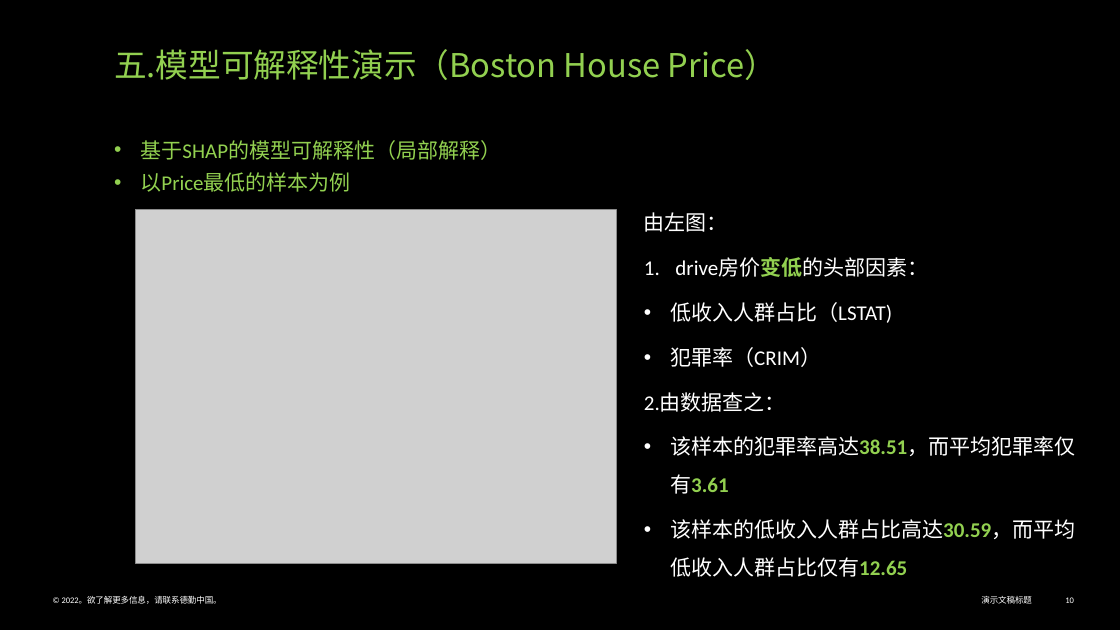
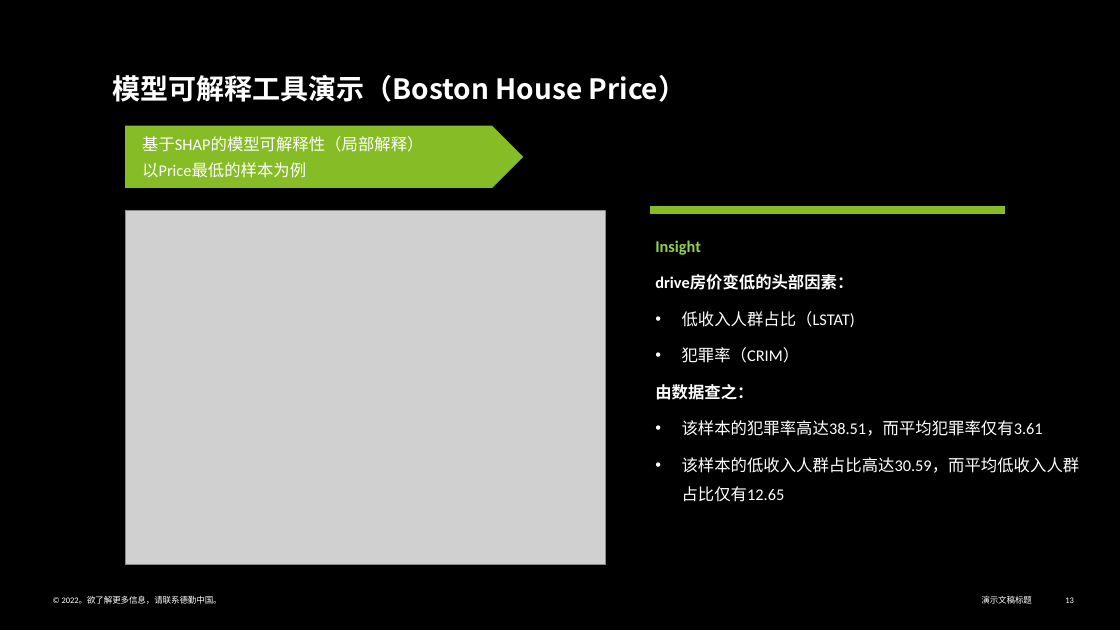
Before and after one commit to Vihagle/ML-Explaination, a slide deck: slide 13 of 模型可解释性.pptx (slide 10 before the commit). Drawn at 1120x630 pixels with LibreOffice and Linux fonts; fonts in the diff are those of the drawing; grey boxes stand for pictures. Boxes give left, top, right and bottom in pixels: in the first picture for what was removed or moved away, otherwise in the second. Text is boxed around its words. In the diff, an @@ line names an element or a change of style, - is before the commit and + after.

```diff
--- a/模型可解释性.pptx
+++ b/模型可解释性.pptx
@@ text at <box>113,75,687,102</box>: text changed; size 18 to 24 pt; font Calibri to Noto Sans CJK SC; text colour #92D050 to #FFFFFF; bold on @@
-五.模型可解释性演示（Boston House Price）
-• 基于SHAP的模型可解释性（局部解释）
-• 以Price最低的样本为例
+模型可解释工具演示（Boston House Price）
@@ pentagon arrow added at <box>125,126,523,188</box>, fill #86BC25, 14 pt, text #FFFFFF @@
+基于SHAP的模型可解释性（局部解释）
+以Price最低的样本为例
@@ math minus added at <box>586,194,1070,226</box>, fill #86BC25 @@
@@ picture: place and size @@
-picture at <box>136,210,616,564</box>
+picture at <box>125,210,605,564</box>
@@ text "Insight": place and size @@
-text "Insight" at <box>644,212,1075,577</box>
+text "Insight" at <box>655,240,1080,502</box>
@@ text at <box>655,240,701,255</box>: text changed; size 18 to 14 pt; text colour #FFFFFF to #92D050; bold on @@
-由左图：
+Insight
@@ text at <box>655,275,1080,502</box>: size 18 to 14 pt in "drive房价变低的头部因素：", "低收入人群占比（LSTAT)", "犯罪率（CRIM）", "该样本的犯罪率高达38.51，而平均犯罪率仅有3.61" and 1 more places; text colour #92D050 to #FFFFFF in "drive房价变低的头部因素：", "该样本的犯罪率高达38.51，而平均犯罪率仅有3.61", "该样本的低收入人群占比高达30.59，而平均低收入人群占比仅有12.65"; bold on in "drive房价变低的头部因素："; bold off in "该样本的犯罪率高达38.51，而平均犯罪率仅有3.61", "该样本的低收入人群占比高达30.59，而平均低收入人群占比仅有12.65"; bullet 1. to none @@
@@ text at <box>655,384,753,400</box>: text changed; size 18 to 14 pt; bold on @@
-2.由数据查之：
+由数据查之：
@@ page number at <box>1065,597,1074,603</box>: text changed @@
-10
+13
```
Also in this commit, not shown: 12 other slides changed, 5 slides added, 1 slide removed, 1 other file.
